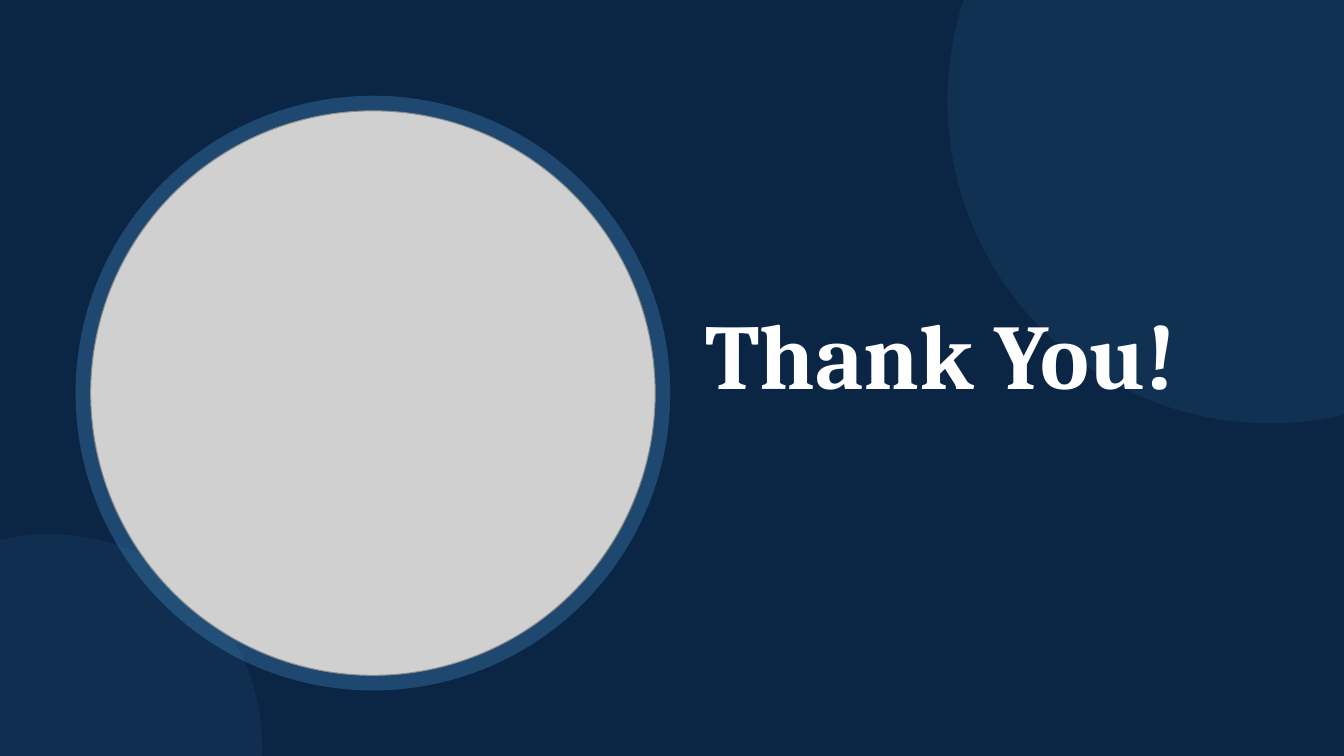
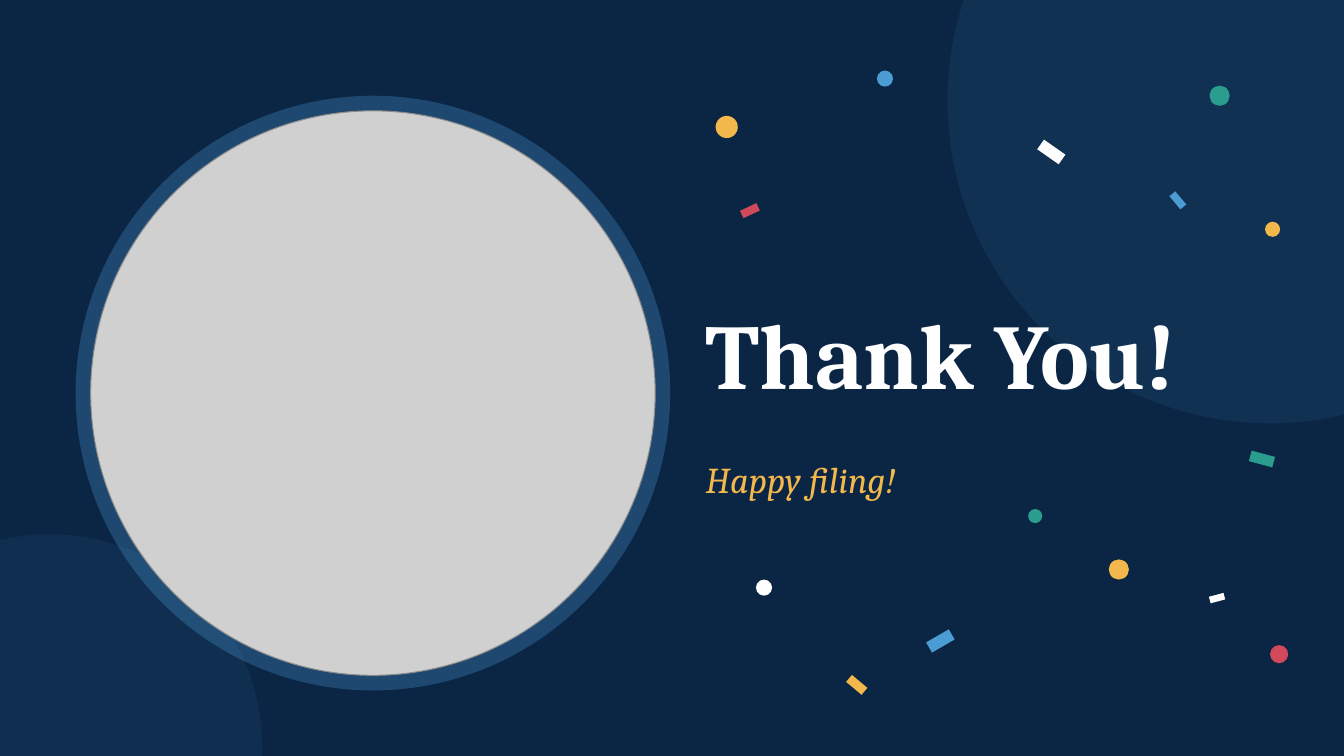
Before and after one commit to Hrishiv67/Ppapp, a slide deck: slide 14 of 2026-10-2_Presentation_-_Bijal_refreshed.pptx. Drawn at 1344x756 pixels with LibreOffice and Linux fonts; fonts in the diff are those of the drawing; grey boxes stand for pictures. Boxes give left, top, right and bottom in pixels: in the first picture for what was removed or moved away, otherwise in the second. Text is boxed around its words. In the diff, an @@ line names an element or a change of style, - is before the commit and + after.

```diff
--- a/2026-10-2_Presentation_-_Bijal_refreshed.pptx
+++ b/2026-10-2_Presentation_-_Bijal_refreshed.pptx
@@ ellipse added at (877, 71, 893, 87), fill #4B9CD3 @@
@@ ellipse added at (1210, 86, 1230, 106), fill #2A9D8F @@
@@ ellipse added at (713, 113, 741, 141), fill #F2B84B @@
@@ rectangle added at (1037, 140, 1066, 165), fill #FFFFFF @@
@@ rectangle added at (740, 203, 760, 218), fill #D1495B @@
@@ rectangle added at (1170, 191, 1187, 210), fill #4B9CD3 @@
@@ ellipse added at (1265, 222, 1280, 237), fill #F2B84B @@
@@ text added at (706, 467, 896, 501), 26 pt, text #F2B84B, italic @@
+Happy filing!
@@ rectangle added at (1249, 451, 1275, 468), fill #2A9D8F @@
@@ ellipse added at (1028, 509, 1043, 523), fill #2A9D8F @@
@@ ellipse added at (1109, 560, 1129, 580), fill #F2B84B @@
@@ ellipse added at (756, 580, 772, 596), fill #FFFFFF @@
@@ rectangle added at (1209, 593, 1226, 604), fill #FFFFFF @@
@@ rectangle added at (926, 629, 955, 653), fill #4B9CD3 @@
@@ ellipse added at (1270, 645, 1289, 663), fill #D1495B @@
@@ rectangle added at (846, 675, 868, 695), fill #F2B84B @@
```
Also in this commit, not shown: 6 other slides changed.
